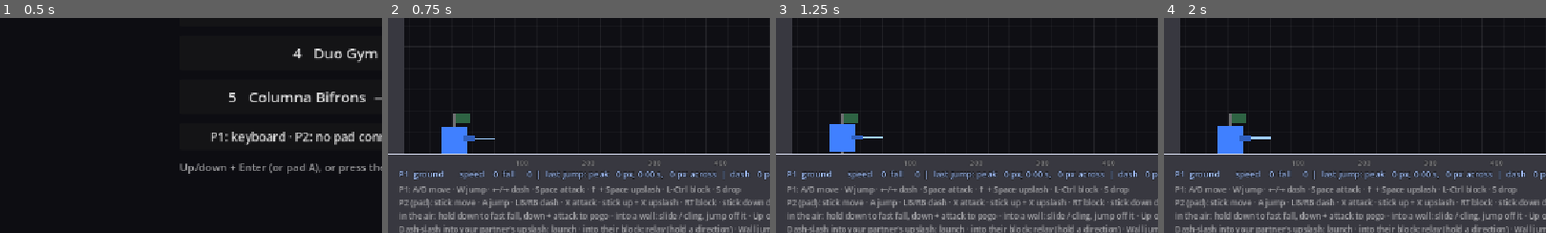
Above: before the commit, frames 1-4 (left to right).
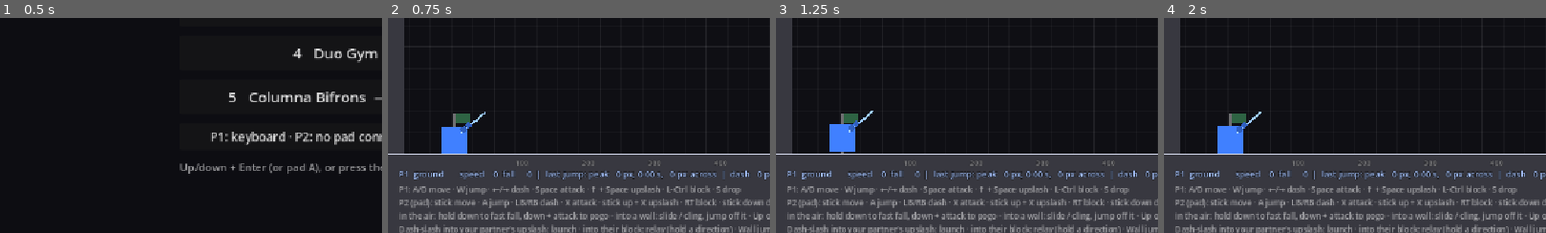
Above: after the commit, the same moments.

Repository: KayFisch/coop-sekiro-like
Game: Godot game, scene res://ui/boss_select.tscn
Same seed, same stepped clock (60 frames per second), same inputs: the game is played once before the commit and once after it.
Inputs:
- Up to frame 1 (0.5 s): no input
- Up to frame 2 (0.75 s): click "3 Movement Gym — 1 player" at 0.5 s
- Up to frame 3 (1.25 s): no input
- Up to frame 4 (2 s): tap Enter at 1.25, 1.35 s; hold Right from 1.28 s (still down); tap Space at 1.52 s
The pictures show only the part of the screen within x 0-50%, y 50-100%; the shares and areas given below are measured in that part.

Frame 1 is identical in both runs. In frame 2, 0.2% of the frame differs, in the area x 18-28%, y 43-58%; in frame 3, 0.2%; in frame 4, 0.3%, in the area x 19-28%, y 43-58%.

Commit message:
feat(player): make the slash a real swing that recoils when parried
The slash is now drawn back (0.1 s), cut (0.15 s) and brought back
(0.2 s): 0.45 s in all, with no cooldown beyond it, and it reaches the
boss about 0.17 s after the press. A swing an enemy blade parries is
knocked back (on_swing_parried()): 0.5 s until the blade is at rest
again, and no block, parry or attack until then.

The sword rests diagonally, up and forward. Block holds it diagonally
down in front; letting go swings it back up, and a perfect parry beats
it up past its rest. The upslash dips 0.05 s first; the downslash and
the dash-slash keep their timing.

Co-Authored-By: Claude Opus 5.5 <noreply@anthropic.com>

Diff:
--- a/actors/player/player.gd
+++ b/actors/player/player.gd
@@ -56,25 +56,39 @@
 # PARRY WINDOW (every boss attack), Sekiro-style: a block press opens a window of this length,
 # and a hit connecting inside it is a perfect parry. So the press must come at most this long
 # *before* contact; pressing after the hit has landed is too late. Raise for easier parries.
-# A swing commits: from the attack press until the blade is back (and all through a dash-slash),
-# block does nothing, and a parry window opened just before the swing is given up. So there's
-# no attacking and parrying at once (see _is_swinging()).
 const PARRY_TOLERANCE = 0.133
 # DODGE WINDOW (the grab), same idea: a dash press opens a window of this length, and the
 # boss's hands shutting inside it is a clean dodge. Press at most this long before they shut.
 const DODGE_TOLERANCE = 0.133
 const PARRY_SPAM_LOCK = 0.3  # a block press this soon after the previous one can't parry
+# THE SWORD, the rules every blade in the game follows (the bosses' too):
+# A blade either guards or swings. At rest it's held diagonally, up and forward. Block holds it
+# diagonally down in front; a perfect parry beats it up from there.
+# THE SLASH is a real swing: drawn back (windup), cut down (active: only then can it hit), and
+# brought back to rest (return). It commits: from the press until the blade is back at rest,
+# block does nothing, and a parry window opened just before the swing is given up; so there's
+# no attacking and parrying at once (see _is_swinging()). There's no cooldown beyond that: the
+# blade back at rest is ready again.
+const ATTACK_WINDUP_TIME = 0.1
 const ATTACK_ACTIVE_TIME = 0.15
-const ATTACK_RETURN_TIME = 0.1
-const ATTACK_COOLDOWN = 0.3
+const ATTACK_RETURN_TIME = 0.2
+const ATTACK_COOLDOWN = ATTACK_WINDUP_TIME + ATTACK_ACTIVE_TIME + ATTACK_RETURN_TIME
 const ATTACK_DAMAGE = 10.0
-const SWING_START_ANGLE = -1.05  # -60 degrees
-const SWING_END_ANGLE = 0.52  # +30 degrees, a 90 degree arc
+const SWORD_REST_ANGLE = -0.7  # -40 degrees: up and forward
+const SWING_START_ANGLE = -1.75  # drawn back to here, just past upright...
+const SWING_END_ANGLE = 0.6  # ...and cut down to here
+# PARRIED: an enemy blade that meets the swing knocks it back (on_swing_parried()). The blade
+# then takes PARRIED_RECOIL to come back to rest, instead of the usual return, and until it's
+# there the swing isn't over: no block, no parry, no attack.
+const PARRIED_RECOIL = 0.5
+const RECOIL_ANGLE = -2.4  # thrown back over the shoulder
+const RECOIL_KNOCK_TIME = 0.06  # how fast it's thrown there
 # Dash-slash: dash and attack together (or attack a moment before the dash) to dash with the
 # sword thrust out level in front, hitting all the way through the dash. It starts with a short
 # windup, held in place with the blade drawn back and brightening, so a partner can see it
 # coming and time a parry (see the momentum relay).
 const DASH_SLASH_WINDUP = 0.2
+const DASH_SLASH_COOLDOWN = 0.5  # from the windup's start until the next attack
 const DASH_SLASH_WINDUP_DRAW = 14.0  # the blade drawn back this far behind the usual grip
 const DASH_SLASH_LEAD = 0.1  # an attack pressed at most this long before a dash turns into one...
 const DASH_SLASH_LATE = 0.06  # ...and so does one pressed at most this long after the dash starts
@@ -98,6 +112,7 @@
 # The hop is once per trip into the air, like the dash; the cut itself can be repeated.
 # Up pressed at most UPSLASH_LATE after the attack still counts, as for the dash-slash.
 const UPSLASH_LATE = 0.06
+const UPSLASH_WINDUP_TIME = 0.05  # the blade dipping from rest to where the cut starts
 const UPSLASH_ACTIVE_TIME = 0.15
 const UPSLASH_RETURN_TIME = 0.12
 const UPSLASH_COOLDOWN = 0.35
@@ -198,8 +213,11 @@
 const RELAY_RECOIL = 220.0
 const RELAY_PARRY_TOLERANCE = 0.2
 const RELAY_FAIL_BOUNCE = Vector2(260.0, -220.0)  # the dasher, off a block that wasn't a parry
-const GUARD_ANGLE = -1.571  # sword held upright...
-const GUARD_OFFSET = Vector2(24, 30)  # ...in front of the body (x mirrors with facing)
+const GUARD_ANGLE = 0.55  # blocking: the sword held diagonally down...
+const GUARD_OFFSET = Vector2(6, -12)  # ...in front, from the chest (x mirrors with facing)
+const PARRY_FLICK_ANGLE = -1.3  # a perfect parry beats the blade up, to past its rest
+const PARRY_FLICK_TIME = 0.12
+const SWORD_EASE = 25.0  # how fast the blade moves between rest and guard (1/s)
 const DROP_THROUGH_TIME = 0.3
 const WORLD_LAYER = 1  # floor and walls
 const PLAYER_LAYER = 2  # players; they collide with each other while Moves "players_collide" is on
@@ -278,6 +296,10 @@
 var _attack_timer = 0.0  # counts down through the swing and its return
 var _attack_cooldown = 0.0
 var _attack_landed = false
+var _recoil_timer = 0.0  # > 0 while the blade comes back from being parried (PARRIED_RECOIL)
+var _sword_idle_angle = SWORD_REST_ANGLE  # the blade's angle when it isn't swinging, eased
+var _swing_from_angle = SWORD_REST_ANGLE  # where the blade was when the swing (or recoil) began
+var _parry_flick = 0.0  # > 0 while a perfect parry beats the blade up
 var _slash_press_time = -100.0
 var _upslash_press_time = -100.0
 var _upslash_hop_ready = true  # refreshed on the ground
@@ -878,8 +900,9 @@
 
 
 func _start_swing(kind: Swing):
+	_swing_from_angle = _sword_angle()
 	_swing_kind = kind
-	_attack_timer = _swing_active_time() + _swing_return_time()
+	_attack_timer = _swing_windup_time() + _swing_active_time() + _swing_return_time()
 	_attack_cooldown = UPSLASH_COOLDOWN if kind == Swing.UPSLASH else ATTACK_COOLDOWN
 	_attack_landed = false
 	_pogoed = false
@@ -896,7 +919,7 @@
 	_attack_timer = 0.0
 	_attack_landed = false
 	_downslash_time = -100.0
-	_attack_cooldown = ATTACK_COOLDOWN + DASH_SLASH_WINDUP
+	_attack_cooldown = DASH_SLASH_COOLDOWN
 	parry_press_time = -100.0  # as a swing does
 	_tell_sounded = false
 	facing = _dash_dir
@@ -928,6 +951,15 @@
 	return _windup_timer > 0.0
 
 
+func _swing_windup_time() -> float:
+	match _swing_kind:
+		Swing.UPSLASH:
+			return UPSLASH_WINDUP_TIME
+		Swing.DOWNSLASH:
+			return 0.0
+	return ATTACK_WINDUP_TIME
+
+
 func _swing_active_time() -> float:
 	match _swing_kind:
 		Swing.UPSLASH:
@@ -947,20 +979,32 @@
 
 
 func _swing_elapsed() -> float:
-	return _swing_active_time() + _swing_return_time() - _attack_timer
-
-
-# True from the attack press until the blade is back: a swing and its return, or a dash-slash
-# from its windup to the end of the dash. No blocking or parrying meanwhile.
+	return _swing_windup_time() + _swing_active_time() + _swing_return_time() - _attack_timer
+
+
+# True from the attack press until the blade is back at rest: a swing from its windup to the end
+# of its return (or of its recoil, if it was parried), or a dash-slash from its windup to the end
+# of the dash. No blocking or parrying meanwhile.
 func _is_swinging() -> bool:
-	return _attack_timer > 0.0 or _windup_timer > 0.0 or (_dash_slash and _dash_timer > 0.0)
+	return _attack_timer > 0.0 or _recoil_timer > 0.0 or _windup_timer > 0.0 \
+		or (_dash_slash and _dash_timer > 0.0)
 
 
 # True while the blade can hit: a swing's active part, or all through a dash-slash.
 func _is_sword_active() -> bool:
 	if _dash_slash and _dash_timer > 0.0:
 		return true
-	return _attack_timer > 0.0 and _swing_elapsed() < _swing_active_time()
+	var cutting = _swing_elapsed() - _swing_windup_time()
+	return _attack_timer > 0.0 and cutting >= 0.0 and cutting < _swing_active_time()
+
+
+# The enemy's blade met this swing and knocked it back (PARRIED_RECOIL): the hit is lost, and so
+# is the time until the blade is back.
+func on_swing_parried():
+	_swing_from_angle = _sword_angle()
+	_attack_timer = 0.0
+	_recoil_timer = PARRIED_RECOIL
+	_attack_cooldown = maxf(_attack_cooldown, PARRIED_RECOIL)
 
 
 func _swing_damage() -> float:
@@ -1352,6 +1396,8 @@
 	_dash_cooldown = maxf(_dash_cooldown - delta, 0.0)
 	_invuln_timer = maxf(_invuln_timer - delta, 0.0)
 	_sword_flash = maxf(_sword_flash - delta, 0.0)
+	_recoil_timer = maxf(_recoil_timer - delta, 0.0)
+	_parry_flick = maxf(_parry_flick - delta, 0.0)
 	_dodge_flash = maxf(_dodge_flash - delta, 0.0)
 	_hurt_flash = maxf(_hurt_flash - delta, 0.0)
 	_attack_timer = maxf(_attack_timer - delta, 0.0)
@@ -1461,6 +1507,7 @@
 	parry_press_time = -100.0  # one press parries one hit
 	_last_block_press = -100.0  # a landed parry isn't mashing: the next press may parry at once
 	_sword_flash = SWORD_FLASH_TIME
+	_parry_flick = PARRY_FLICK_TIME
 	Sfx.play("parry_strong" if strong else "parry")
 	var cam = get_viewport().get_camera_2d()
 	if cam and cam.has_method("shake"):
@@ -1839,6 +1886,7 @@
 	add_child(_call_label)
 
 
+# The blade's angle right now: 0 is level, pointing the way the player faces; negative is up.
 func _sword_angle() -> float:
 	if is_clashing or _hold_kind != Hold.NONE:
 		return 0.0  # held flat against the other blade
@@ -1856,15 +1904,39 @@
 			start = DOWNSLASH_START_ANGLE
 			end = DOWNSLASH_END_ANGLE
 		var elapsed = _swing_elapsed()
+		var windup = _swing_windup_time()
+		if elapsed < windup:
+			return lerpf(_swing_from_angle, start, elapsed / windup)  # drawn back to where the cut starts
+		elapsed -= windup
 		var active = _swing_active_time()
 		if elapsed < active:
 			return lerpf(start, end, elapsed / active)
-		# A downslash comes back over the top, finishing the circle, rather than swiping under again.
-		var rest = TAU if _swing_kind == Swing.DOWNSLASH else 0.0
+		# Back to rest. A downslash comes back over the top, finishing the circle, rather than
+		# swiping under again.
+		var rest = SWORD_REST_ANGLE + (TAU if _swing_kind == Swing.DOWNSLASH else 0.0)
 		return lerpf(end, rest, (elapsed - active) / _swing_return_time())
-	if is_blocking():
-		return GUARD_ANGLE
-	return 0.0
+	if _recoil_timer > 0.0:
+		# Parried: thrown back over the shoulder, then brought forward again, slowly at first.
+		var since = PARRIED_RECOIL - _recoil_timer
+		if since < RECOIL_KNOCK_TIME:
+			return lerpf(_swing_from_angle, RECOIL_ANGLE, since / RECOIL_KNOCK_TIME)
+		var back = (since - RECOIL_KNOCK_TIME) / (PARRIED_RECOIL - RECOIL_KNOCK_TIME)
+		return lerpf(RECOIL_ANGLE, SWORD_REST_ANGLE, ease(back, 2.0))
+	return _sword_idle_angle
+
+
+# The blade when nothing above is going on: at rest, down in front while blocking, beaten up by
+# a perfect parry; eased from one to the other, so releasing block swings it back up.
+func _update_sword_idle(delta: float):
+	if _is_swinging() or is_clashing or _hold_kind != Hold.NONE:
+		_sword_idle_angle = wrapf(_sword_angle(), -PI, PI)  # it carries on from wherever that leaves it
+		return
+	var target = SWORD_REST_ANGLE
+	if _parry_flick > 0.0:
+		target = PARRY_FLICK_ANGLE
+	elif is_blocking():
+		target = GUARD_ANGLE
+	_sword_idle_angle = lerpf(_sword_idle_angle, target, 1.0 - exp(-SWORD_EASE * delta))
 
 
 func _update_visuals():
@@ -1887,9 +1959,10 @@
 		_relay_arrow.rotation = _relay_dir.angle()
 		_relay_arrow.color = body_color.lightened(0.6)
 
-	# Guard pose: sword upright in front of the body while blocking; in a clash, flat overhead
-	# (grand slash) or level against the boss's blade (triple stab); thrust forward through a
-	# dash-slash; otherwise held at the side.
+	# Guard pose: sword held diagonally down in front of the chest while blocking; in a clash,
+	# flat overhead (grand slash) or level against the boss's blade (triple stab); thrust forward
+	# through a dash-slash; otherwise held at the side, diagonally up.
+	_update_sword_idle(get_physics_process_delta_time())
 	var sword_offset = Vector2(0.0, body.position.y - _body_rest.y)
 	if is_clashing:
 		sword_offset = Vector2(-38.0 * facing, -28.0) if _clash_overhead else Vector2(0.0, -4.0)
